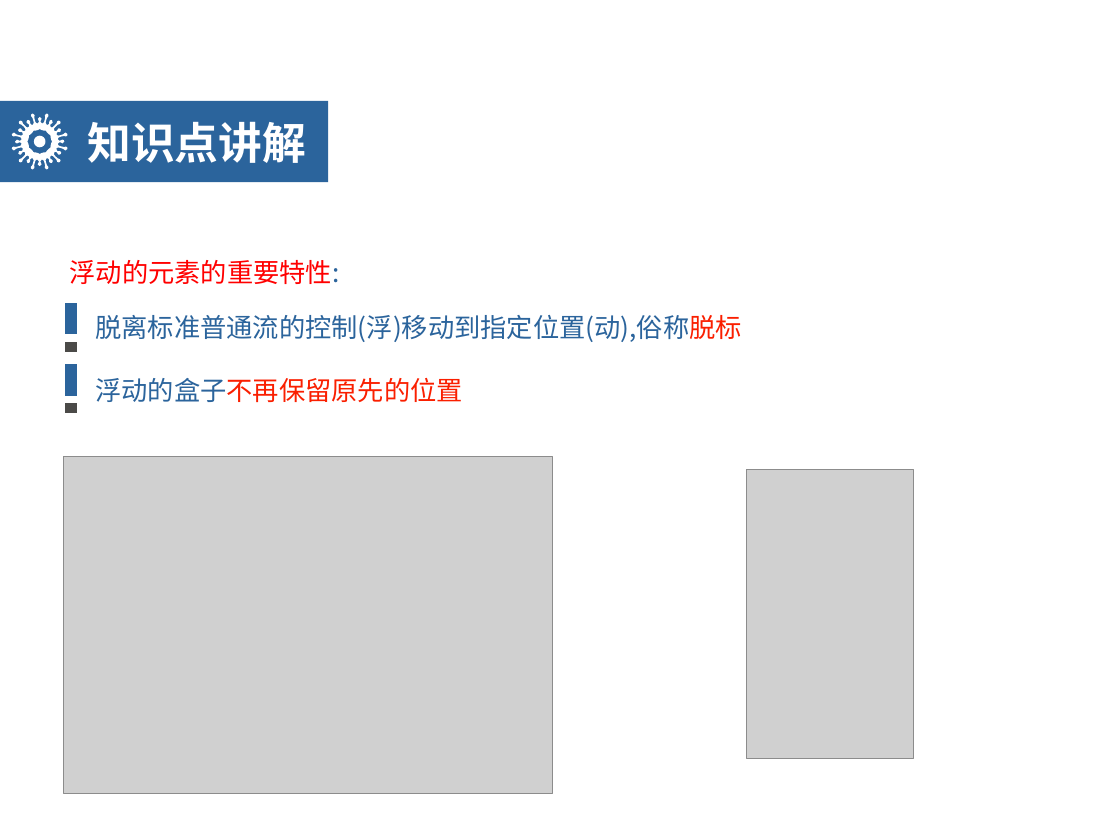
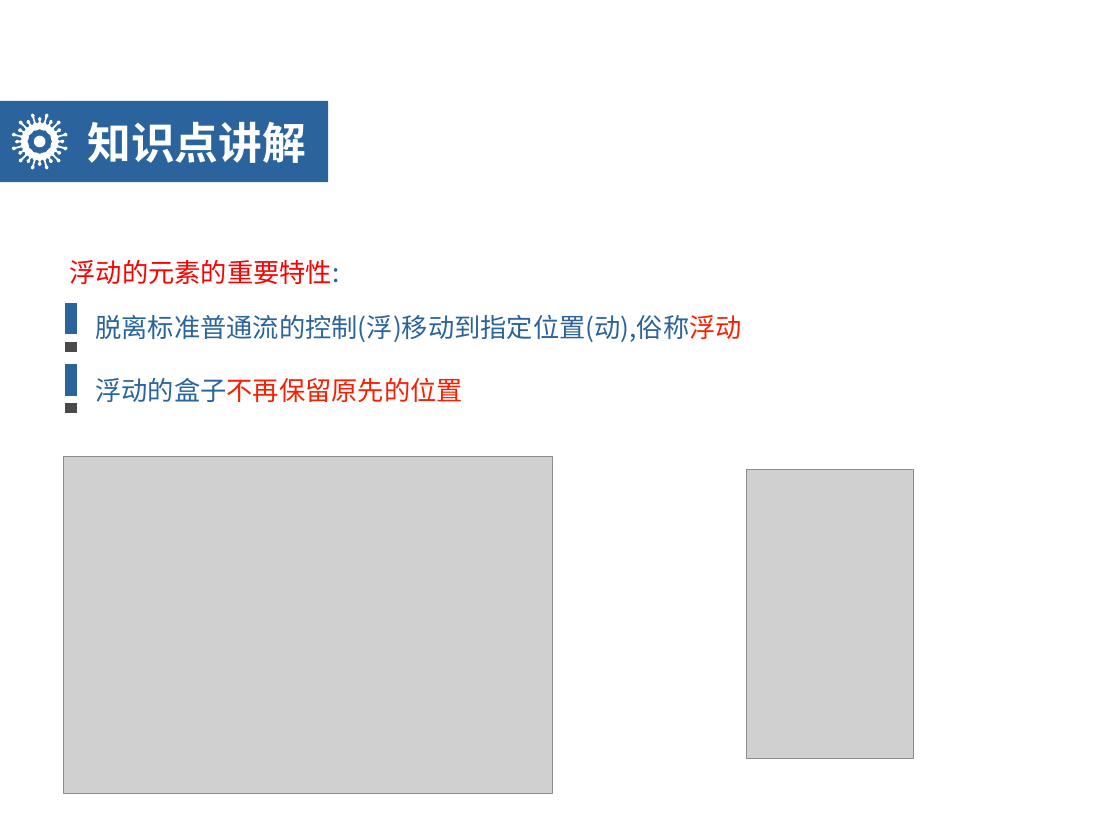
Before and after one commit to Ischenchenya/HTMLandCSSCourse, a slide deck: slide 18 of day05-CSS3/teach/day05-HTML5CSS3.pptx (slide 19 before the commit). Drawn at 1120x840 pixels with LibreOffice and Linux fonts; fonts in the diff are those of the drawing; grey boxes stand for pictures; background and template pictures are left out. Boxes give left, top, right and bottom in pixels: in the first picture for what was removed or moved away, otherwise in the second. Text is boxed around its words. In the diff, an @@ line names an element or a change of style, - is before the commit and + after.

```diff
--- a/day05-CSS3/teach/day05-HTML5CSS3.pptx
+++ b/day05-CSS3/teach/day05-HTML5CSS3.pptx
@@ text at (95, 315, 742, 342): text changed @@
-脱离标准普通流的控制(浮)移动到指定位置(动),俗称脱标
+脱离标准普通流的控制(浮)移动到指定位置(动),俗称浮动
```
Also in this commit, not shown: 7 other slides changed, 1 slide removed, 16 other files.
